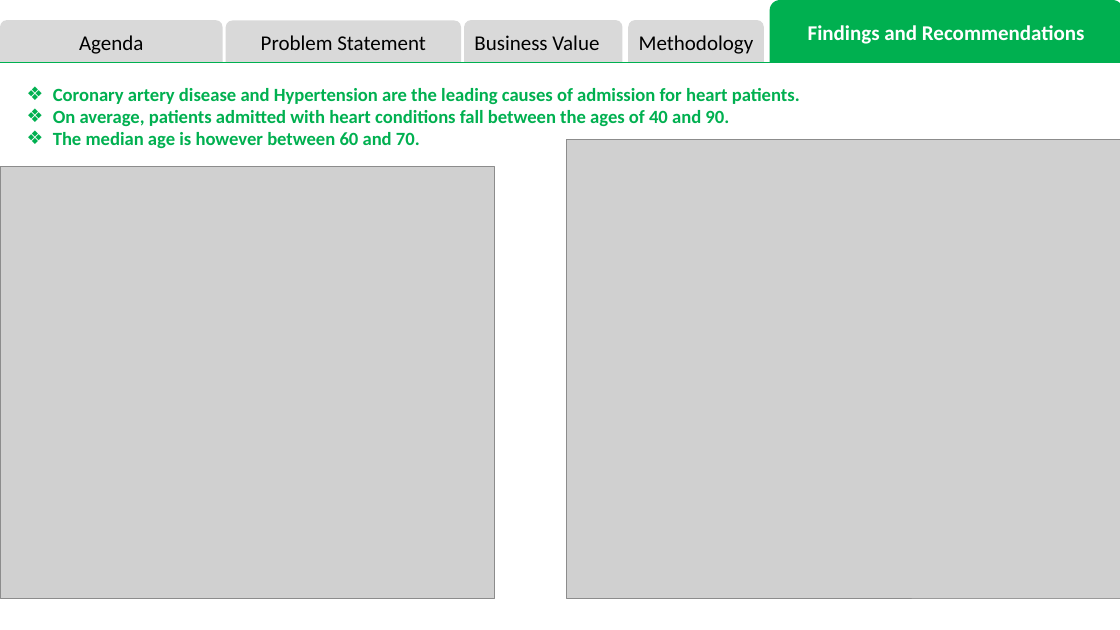
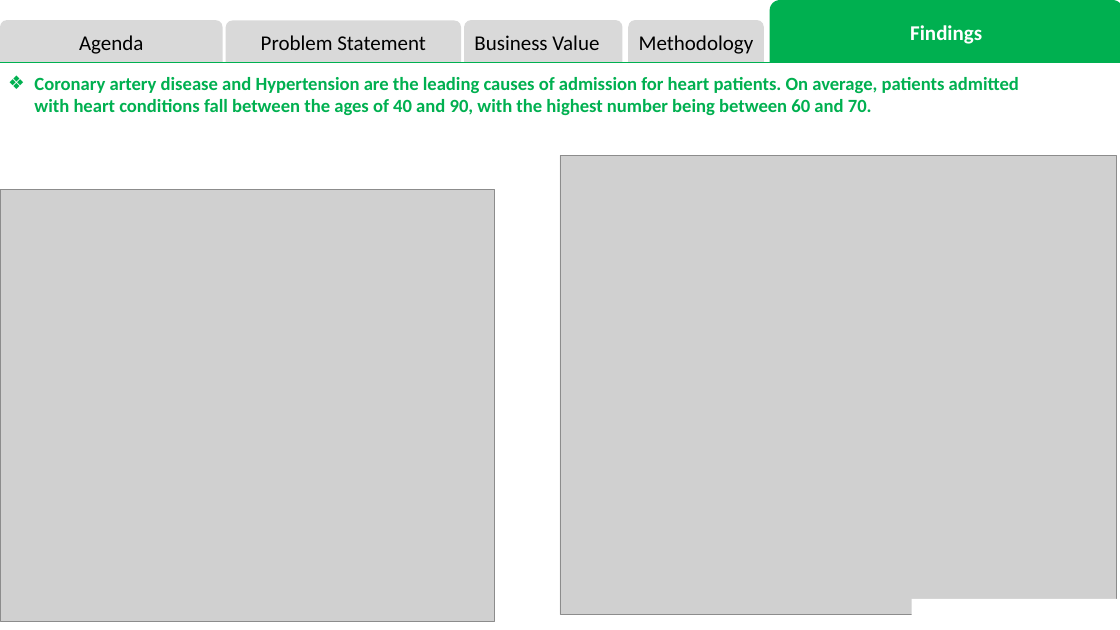
Before and after one commit to gabinuss/Cardio-Insights, a slide deck: slide 6 of Project-2/PRESENTATION.pptx. Drawn at 1120x630 pixels with LibreOffice and Linux fonts; fonts in the diff are those of the drawing; grey boxes stand for pictures. Boxes give left, top, right and bottom in pixels: in the first picture for what was removed or moved away, otherwise in the second. Text is boxed around its words. In the diff, an @@ line names an element or a change of style, - is before the commit and + after.

```diff
--- a/Project-2/PRESENTATION.pptx
+++ b/Project-2/PRESENTATION.pptx
@@ text in round same rect at bbox=[910, 25, 982, 44]: text changed @@
-Findings and Recommendations
+Findings
@@ text at bbox=[34, 77, 1019, 115]: text changed @@
-❖ Coronary artery disease and Hypertension are the leading causes of admission for heart patients.
-❖ On average, patients admitted with heart conditions fall between the ages of 40 and 90.
-❖ The median age is however between 60 and 70.
+❖ Coronary artery disease and Hypertension are the leading causes of admission for heart patients. On average, patients admitted with heart conditions fall between the ages of 40 and 90, with the highest number being between 60 and 70.
@@ picture: place and size @@
-picture at bbox=[567, 140, 1120, 599]
+picture at bbox=[560, 155, 1117, 614]
@@ picture: place and size @@
-picture at bbox=[0, 167, 495, 599]
+picture at bbox=[0, 190, 495, 622]
```
Also in this commit, not shown: 8 other slides changed, 4 slides added, 1 other file.
